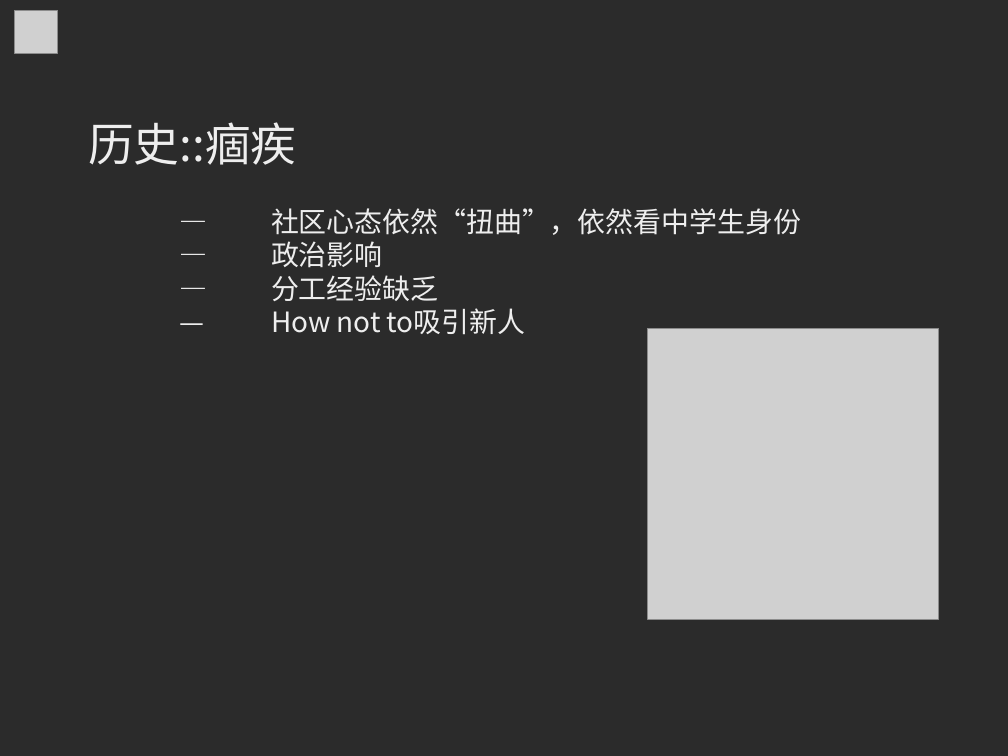
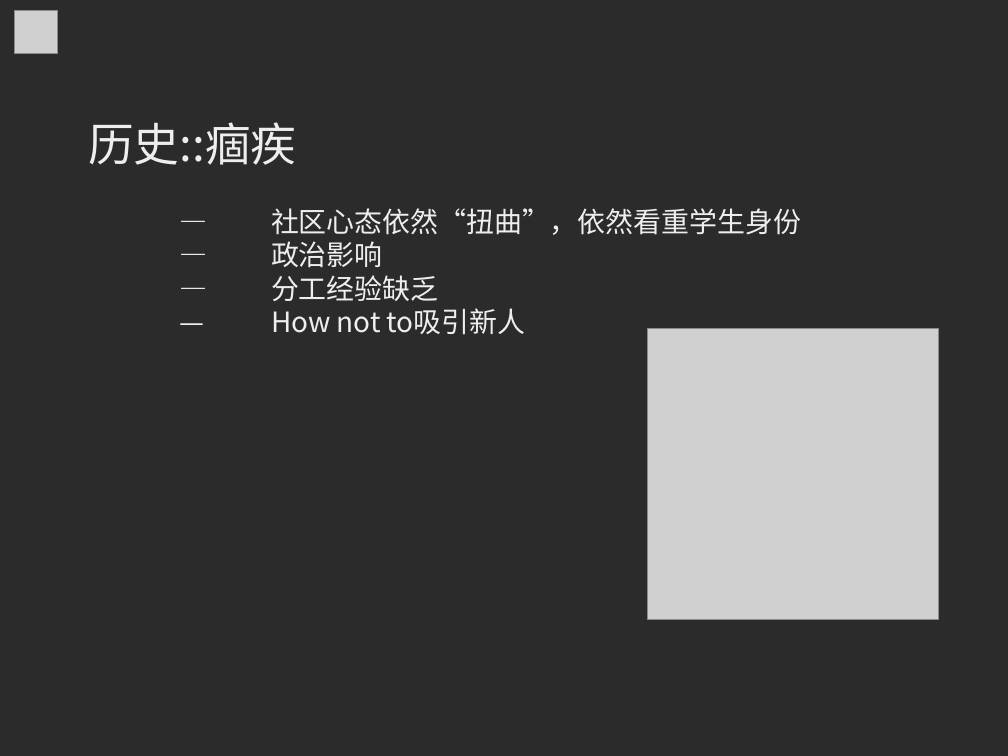
Before and after one commit to MingcongBai/soscon-2018-talk, a slide deck: slide 6 of slide.odp. Drawn at 1008x756 pixels with LibreOffice and Linux fonts; fonts in the diff are those of the drawing; grey boxes stand for pictures; background and template pictures are left out; a plain dark background stands for a picture behind light text. Boxes give left, top, right and bottom in pixels: in the first picture for what was removed or moved away, otherwise in the second. Text is boxed around its words. In the diff, an @@ line names an element or a change of style, - is before the commit and + after.

Commit message:
slide: tweaks

```diff
--- a/slide.odp
+++ b/slide.odp
@@ text at <box>271,208,801,235</box>: text changed @@
-— 社区心态依然“扭曲”，依然看中学生身份
+— 社区心态依然“扭曲”，依然看重学生身份
```
Also in this commit, not shown: 4 other slides changed.
